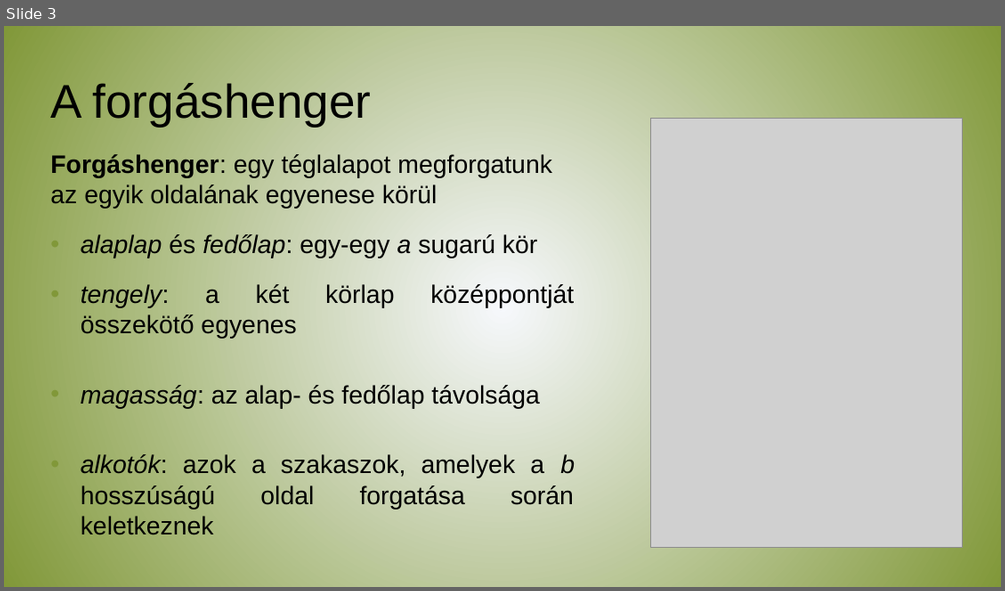
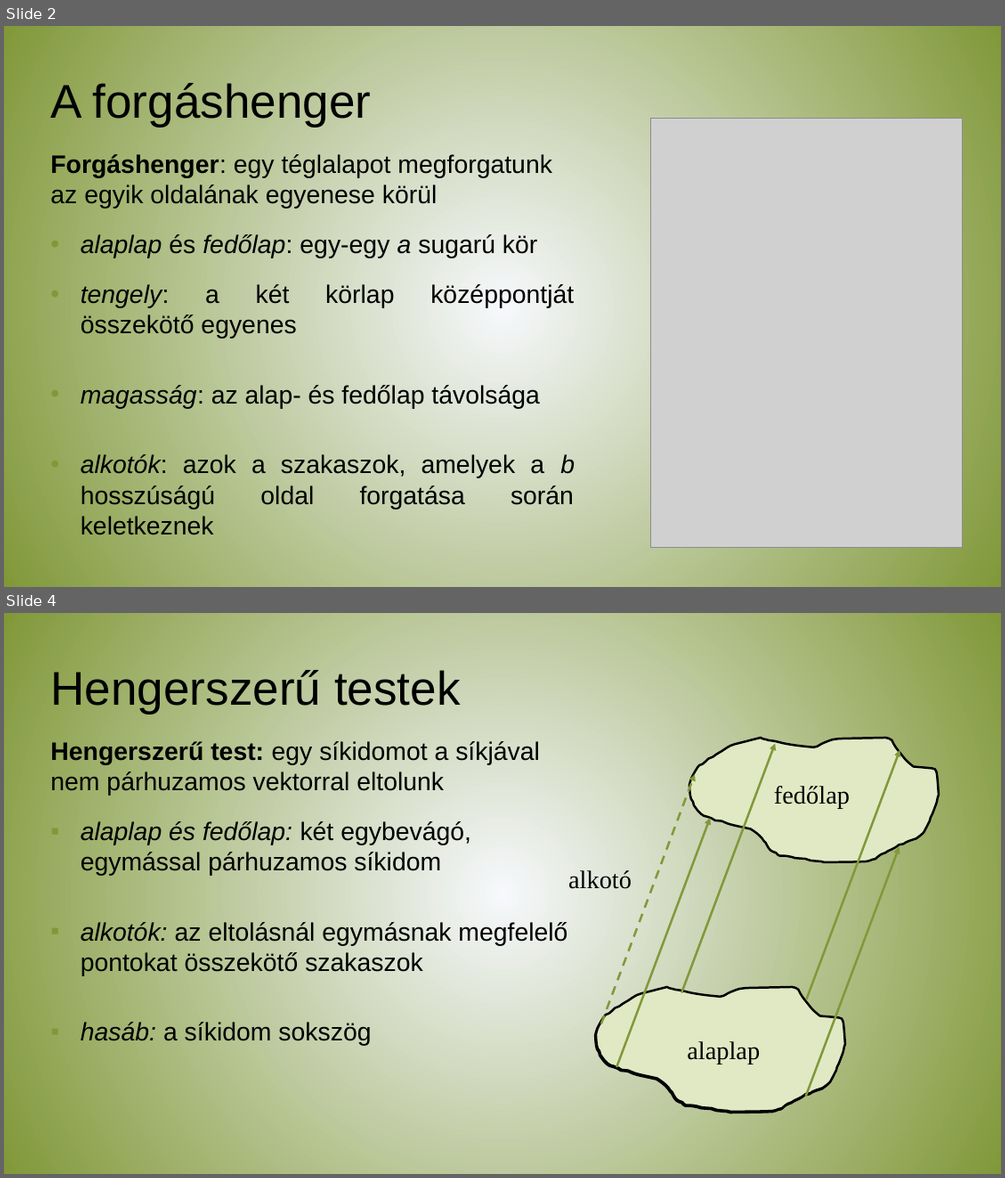
Before and after one commit to koblosistvan/fakt2023, a slide deck: Kadarkuti_Marton/_ERETTSEGI_GYAKR/23maj22info/henger.pptx. Shown one above the other, each under a label of ours: slide 3 before the commit, slides 2 and 4 after it; the slides between them are not shown. The pictures are 1005x591 and 1005x1178 pixels, drawn with LibreOffice and Linux fonts; fonts in the diff are those of the drawing; grey boxes stand for pictures. Boxes give left, top, right and bottom in pixels: in the first picture for what was removed or moved away, otherwise in the second. Text is boxed around its words. In the diff, an @@ line names an element or a change of style, - is before the commit and + after.

```diff
--- a/Kadarkuti_Marton/_ERETTSEGI_GYAKR/23maj22info/henger.pptx
+++ b/Kadarkuti_Marton/_ERETTSEGI_GYAKR/23maj22info/henger.pptx
@@ slide 4 added at box(4, 613, 1001, 1174), background gradient #F6F8FC to #819839 @@
@@ title added at box(51, 667, 461, 714), 43 pt, text #000000 @@
+Hengerszerű testek
@@ text added at box(50, 741, 567, 1046), 23 pt, text #000000 @@
+Hengerszerű test: egy síkidomot a síkjával nem párhuzamos vektorral eltolunk
+▪ alaplap és fedőlap: két egybevágó, egymással párhuzamos síkidom
+▪ alkotók: az eltolásnál egymásnak megfelelő pontokat összekötő szakaszok
+▪ hasáb: a síkidom sokszög
@@ arrow added from (681, 993) to (775, 744), #819839 2 pt @@
@@ freeform shape added at box(689, 738, 938, 861), fill #E0E9C4, outline #000000 2 pt @@
@@ arrow added from (806, 999) to (899, 750), #819839 2 pt @@
@@ arrow added from (601, 1023) to (695, 774), #819839 2 pt dashed @@
@@ text added at box(774, 786, 850, 808), 23 pt, text #000000 @@
+fedőlap
@@ arrow added from (616, 1067) to (710, 818), #819839 2 pt @@
@@ arrow added from (805, 1096) to (898, 847), #819839 2 pt @@
@@ text added at box(568, 870, 631, 889), 23 pt, text #000000 @@
+alkotó
@@ freeform shape added at box(595, 988, 844, 1112), fill #E0E9C4, outline #000000 2 pt @@
@@ freeform shape added at box(596, 987, 845, 1111), fill #E0E9C4, outline #000000 2 pt @@
@@ text added at box(687, 1041, 760, 1063), 23 pt, text #000000 @@
+alaplap
@@ what was slide 3 is now slide 2 @@
```
Also in this commit, not shown: 1 slide changed, 1 slide removed, 3 other files.
